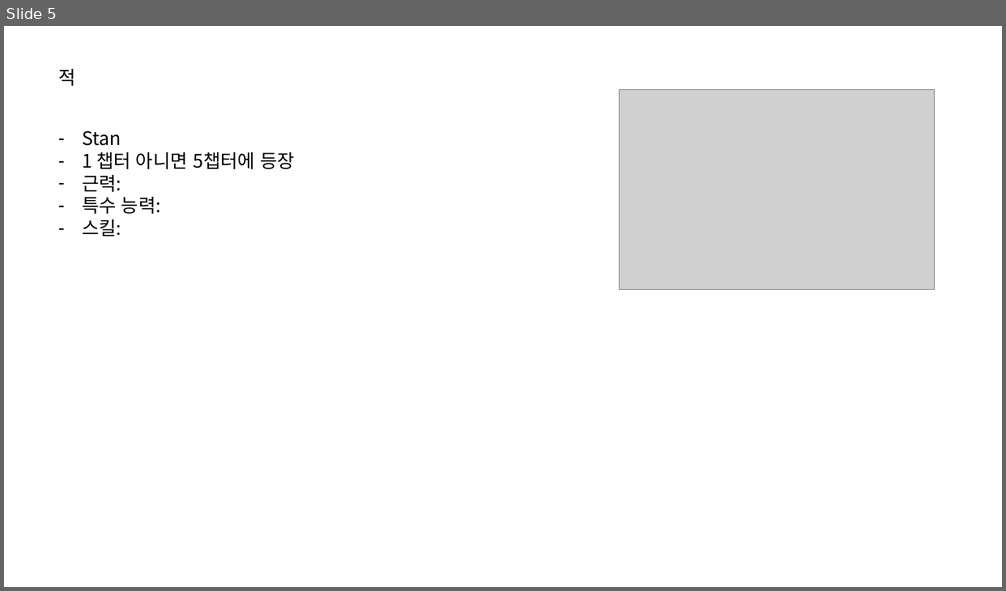
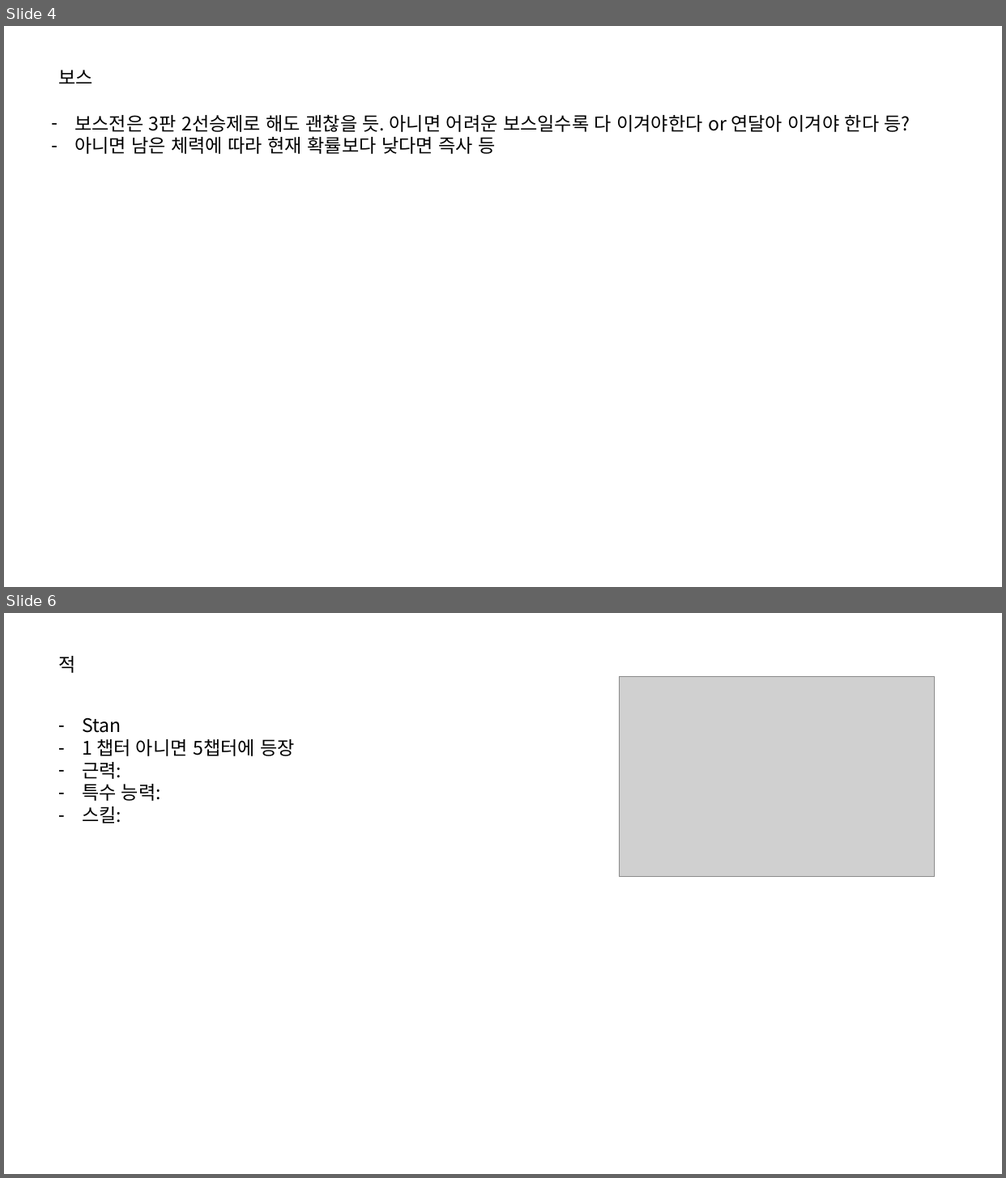
Before and after one commit to IdfKLeh/capstone, a slide deck: 전투.pptx. Shown one above the other, each under a label of ours: slide 5 before the commit, slides 4 and 6 after it; the slides between them are not shown. The pictures are 1006x591 and 1006x1178 pixels, drawn with LibreOffice and Linux fonts; fonts in the diff are those of the drawing; grey boxes stand for pictures. Boxes give left, top, right and bottom in pixels: in the first picture for what was removed or moved away, otherwise in the second. Text is boxed around its words. In the diff, an @@ line names an element or a change of style, - is before the commit and + after.

```diff
--- a/전투.pptx
+++ b/전투.pptx
@@ slide 4 added at box(4, 26, 1002, 587), background #FFFFFF @@
@@ text added at box(58, 70, 93, 84), 18 pt, text #000000 @@
+보스
@@ text added at box(74, 114, 910, 154), 18 pt, text #000000 @@
+– 보스전은 3판 2선승제로 해도 괜찮을 듯. 아니면 어려운 보스일수록 다 이겨야한다 or 연달아 이겨야 한다 등?
+– 아니면 남은 체력에 따라 현재 확률보다 낮다면 즉사 등
@@ what was slide 5 is now slide 6 @@
```
Also in this commit, not shown: 3 slides changed, 1 other slide added, 1 slide removed, 2 other files.
